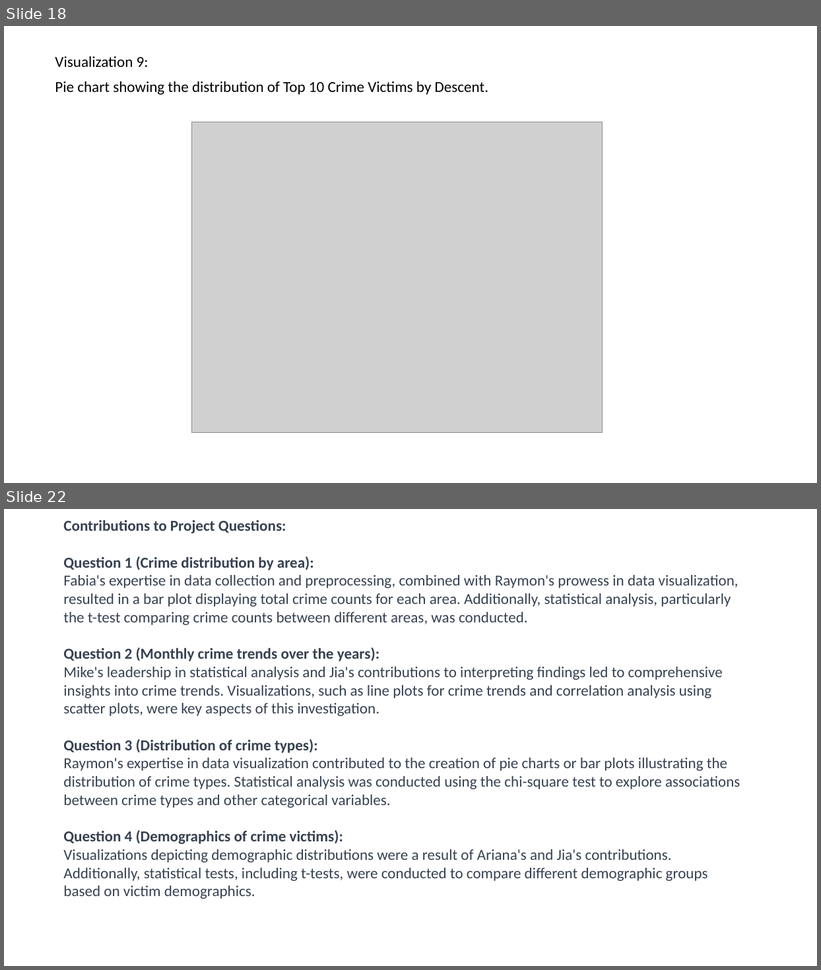
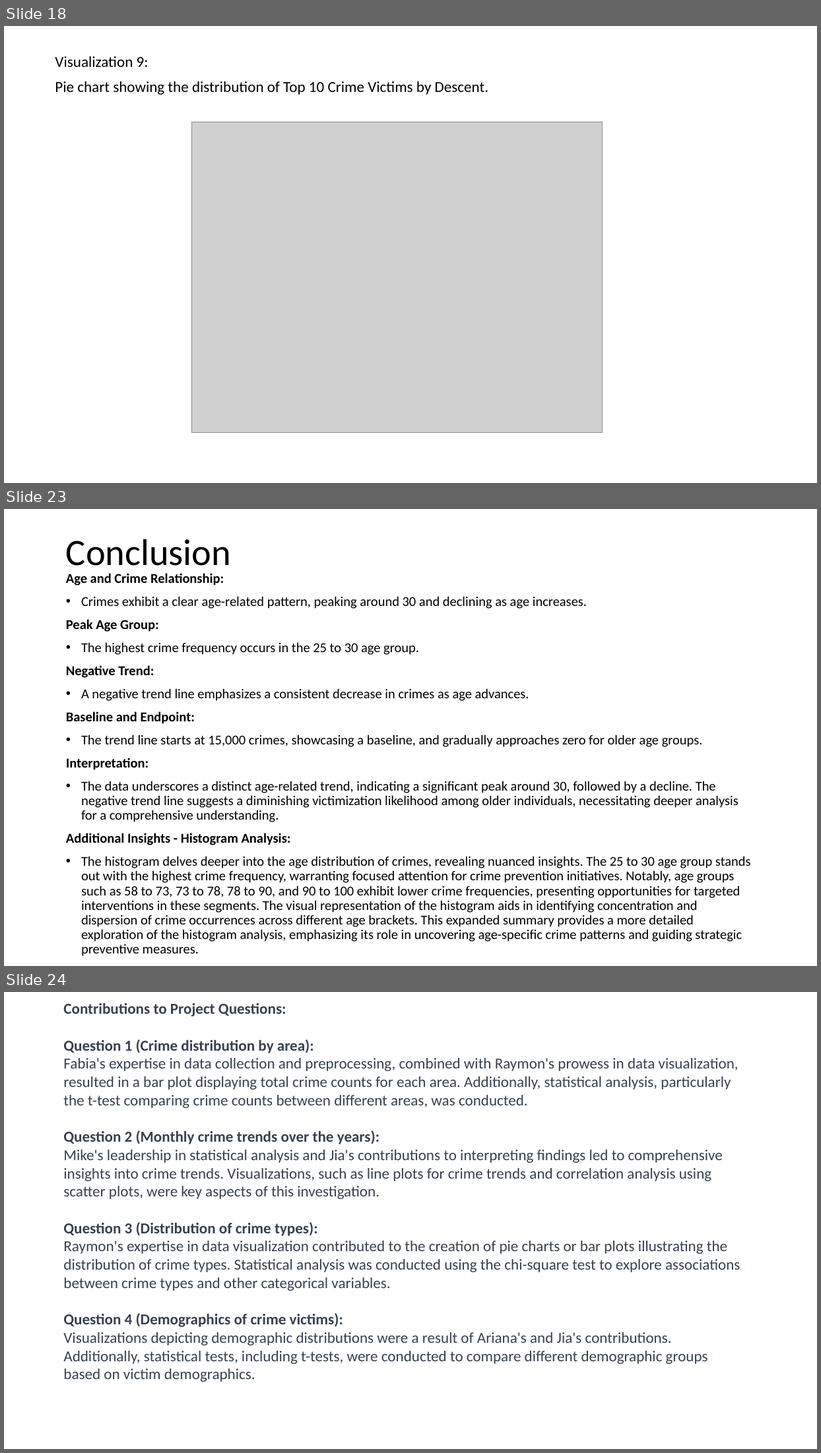
Before and after one commit to qazifabiahoq/Project_Crime_in_La_2020-Dec2023, a slide deck: Final Presentation.pptx. Shown one above the other, each under a label of ours: slides 18 and 22 before the commit, slides 18, 23 and 24 after it; the slides between them are not shown. The pictures are 821x970 and 821x1453 pixels, drawn with LibreOffice and Linux fonts; fonts in the diff are those of the drawing; grey boxes stand for pictures. Boxes give left, top, right and bottom in pixels: in the first picture for what was removed or moved away, otherwise in the second. Text is boxed around its words. In the diff, an @@ line names an element or a change of style, - is before the commit and + after.

```diff
--- a/Final Presentation.pptx
+++ b/Final Presentation.pptx
@@ slide 23 added at bbox=[4, 509, 817, 966], background #FFFFFF @@
@@ title added at bbox=[66, 539, 231, 574], 44 pt, text #000000 @@
+Conclusion
@@ text added at bbox=[66, 573, 751, 956], 16 pt, text #000000 @@
+Age and Crime Relationship:
+• Crimes exhibit a clear age-related pattern, peaking around 30 and declining as age increases.
+Peak Age Group:
+• The highest crime frequency occurs in the 25 to 30 age group.
+Negative Trend:
+• A negative trend line emphasizes a consistent decrease in crimes as age advances.
+Baseline and Endpoint:
+• The trend line starts at 15,000 crimes, showcasing a baseline, and gradually approaches zero for older age groups.
+Interpretation:
+• The data underscores a distinct age-related trend, indicating a significant peak around 30, followed by a decline. The negative trend line suggests a diminishing victimization likelihood among older individuals, necessitating deeper analysis for a comprehensive understanding.
+Additional Insights - Histogram Analysis:
+• The histogram delves deeper into the age distribution of crimes, revealing nuanced insights. The 25 to 30 age group stands out with the highest crime frequency, warranting focused attention for crime prevention initiatives. Notably, age groups such as 58 to 73, 73 to 78, 78 to 90, and 90 to 100 exhibit lower crime frequencies, presenting opportunities for targeted interventions in these segments. The visual representation of the histogram aids in identifying concentration and dispersion of crime occurrences across different age brackets. This expanded summary provides a more detailed exploration of the histogram analysis, emphasizing its role in uncovering age-specific crime patterns and guiding strategic preventive measures.
@@ what was slide 22 is now slide 24 @@
```
Also in this commit, not shown: 4 other slides added, 3 slides removed.
